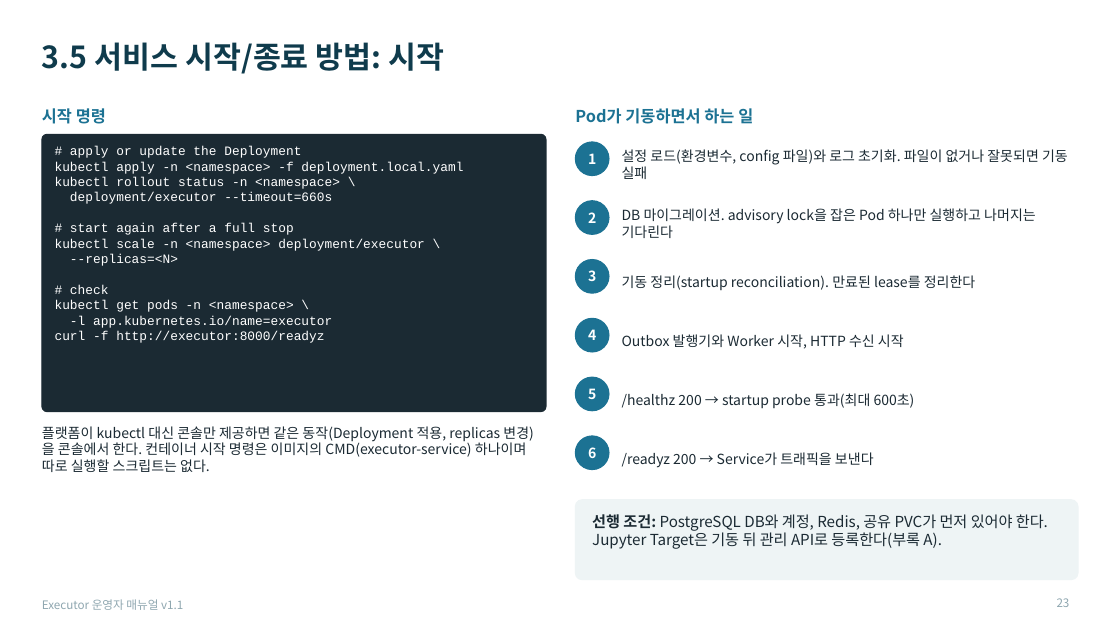
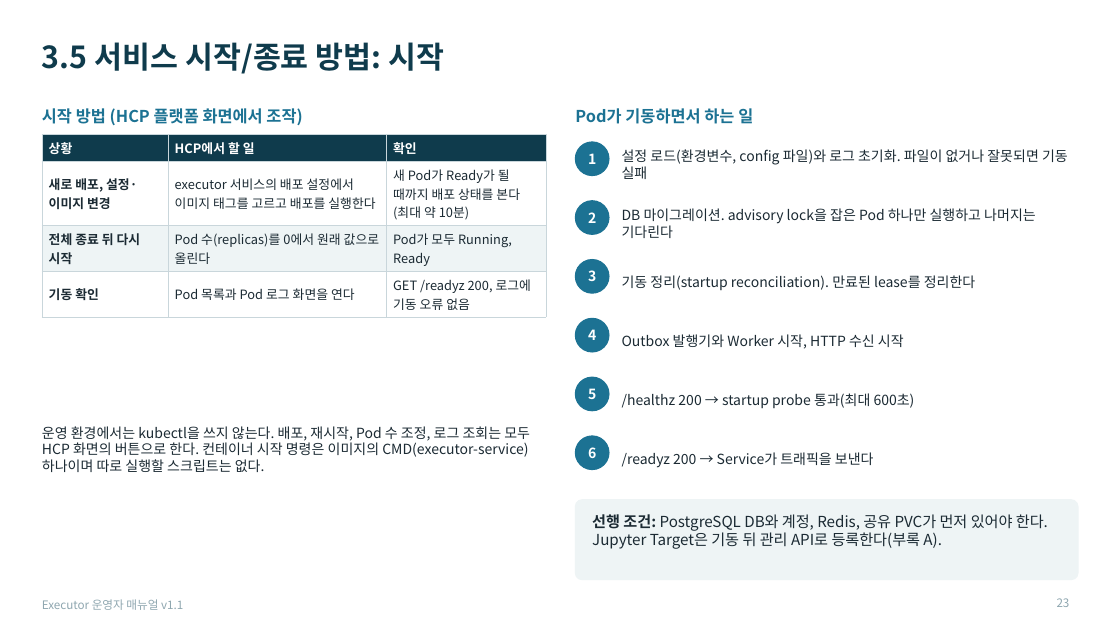
Before and after one commit to KimHwaJin/executor, a slide deck: slide 23 of docs/deliverables/08-운영자-매뉴얼.pptx. Drawn at 1120x630 pixels with LibreOffice and Linux fonts; fonts in the diff are those of the drawing. Boxes give left, top, right and bottom in pixels: in the first picture for what was removed or moved away, otherwise in the second. Text is boxed around its words. In the diff, an @@ line names an element or a change of style, - is before the commit and + after.

```diff
--- a/docs/deliverables/08-운영자-매뉴얼.pptx
+++ b/docs/deliverables/08-운영자-매뉴얼.pptx
@@ text at (42,105,302,127): text changed @@
-시작 명령
+시작 방법 (HCP 플랫폼 화면에서 조작)
@@ rounded rectangle removed at (42,134,546,412) @@
@@ table added at (42,134,546,314), 4 rows, 3 columns @@
+상황 | HCP에서 할 일 | 확인
+새로 배포, 설정·이미지 변경 | executor 서비스의 배포 설정에서 이미지 태그를 고르고 배포를 실행한다 | 새 Pod가 Ready가 될 때까지 배포 상태를 본다(최대 약 10분)
+전체 종료 뒤 다시 시작 | Pod 수(replicas)를 0에서 원래 값으로 올린다 | Pod가 모두 Running, Ready
+기동 확인 | Pod 목록과 Pod 로그 화면을 연다 | GET /readyz 200, 로그에 기동 오류 없음
@@ text removed at (55,146,463,343) @@
-# apply or update the Deployment
-kubectl apply -n <namespace> -f deployment.local.yaml
-kubectl rollout status -n <namespace> \
-deployment/executor --timeout=660s
-# start again after a full stop
-kubectl scale -n <namespace> deployment/executor \
---replicas=<N>
-# check
-kubectl get pods -n <namespace> \
--l app.kubernetes.io/name=executor
-curl -f http://executor:8000/readyz
@@ text at (42,426,530,472): text changed @@
-플랫폼이 kubectl 대신 콘솔만 제공하면 같은 동작(Deployment 적용, replicas 변경)을 콘솔에서 한다. 컨테이너 시작 명령은 이미지의 CMD(executor-service) 하나이며 따로 실행할 스크립트는 없다.
+운영 환경에서는 kubectl을 쓰지 않는다. 배포, 재시작, Pod 수 조정, 로그 조회는 모두 HCP 화면의 버튼으로 한다. 컨테이너 시작 명령은 이미지의 CMD(executor-service) 하나이며 따로 실행할 스크립트는 없다.
```
Also in this commit, not shown: 11 other slides changed, 3 other files.
